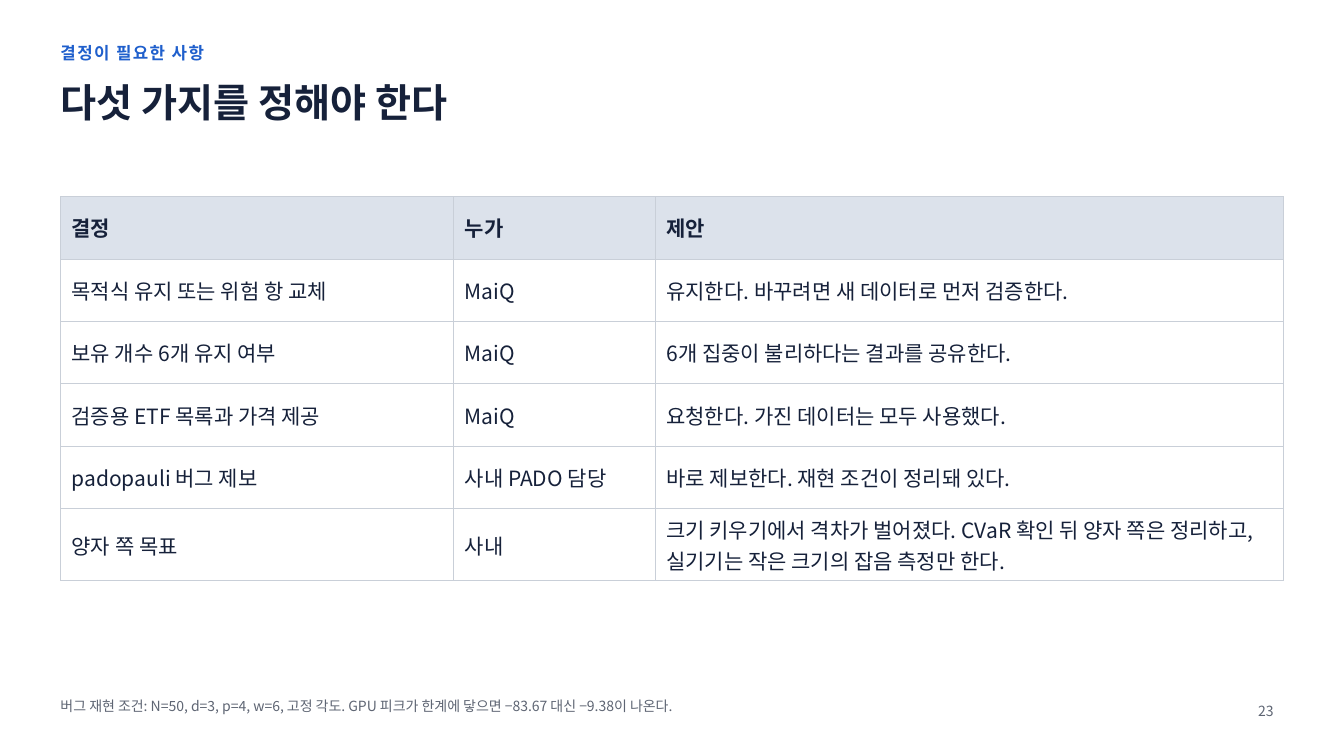
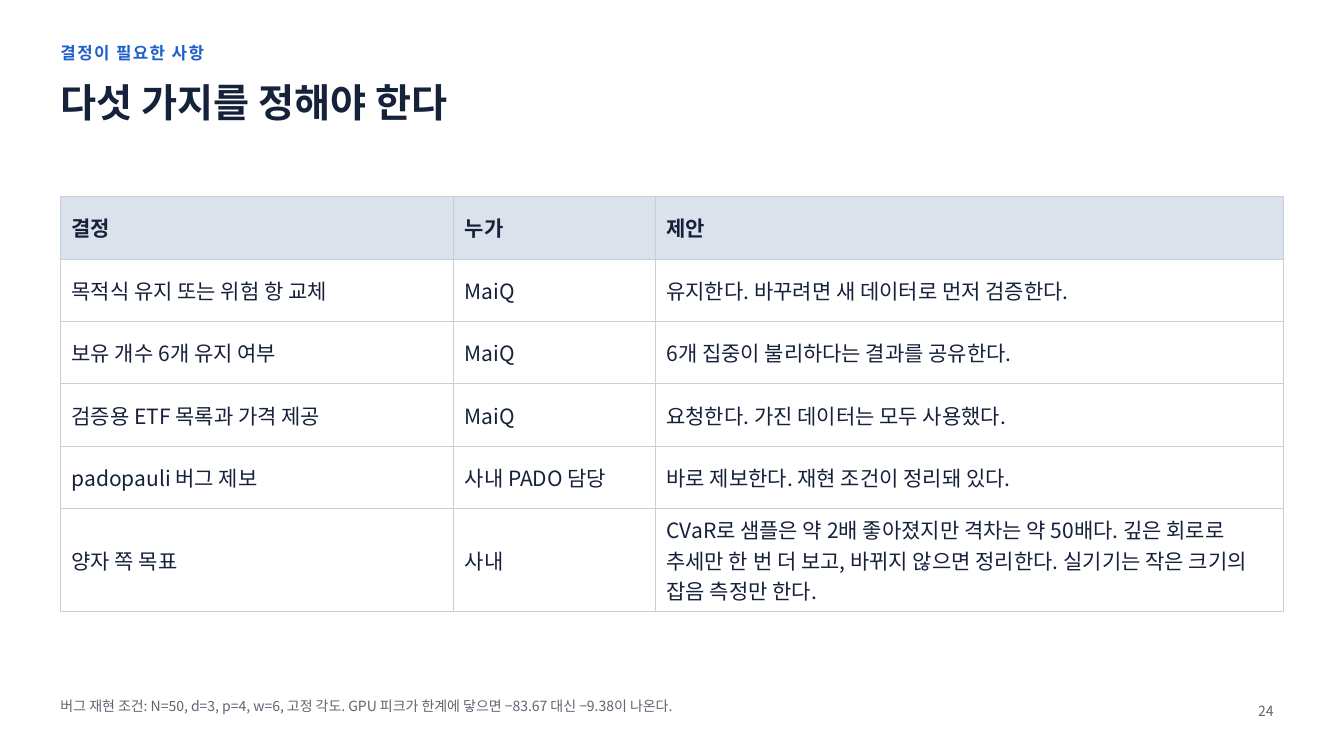
Before and after one commit to 202155570/norma-qaoa, a slide deck: slide 24 of docs/qaoa_research_report_2026-11-19.pptx (slide 23 before the commit). Drawn at 1344x756 pixels with LibreOffice and Linux fonts; fonts in the diff are those of the drawing. Boxes give left, top, right and bottom in pixels: in the first picture for what was removed or moved away, otherwise in the second. Text is boxed around its words. In the diff, an @@ line names an element or a change of style, - is before the commit and + after.

```diff
--- a/docs/qaoa_research_report_2026-11-19.pptx
+++ b/docs/qaoa_research_report_2026-11-19.pptx
@@ table at box(60, 197, 1284, 605) @@
-row 6, column 3: 크기 키우기에서 격차가 벌어졌다. CVaR 확인 뒤 양자 쪽은 정리하고, 실기기는 작은 크기의 잡음 측정만 한다.
+row 6, column 3: CVaR로 샘플은 약 2배 좋아졌지만 격차는 약 50배다. 깊은 회로로 추세만 한 번 더 보고, 바뀌지 않으면 정리한다. 실기기는 작은 크기의 잡음 측정만 한다.
@@ page number at box(1258, 705, 1274, 716): text changed @@
-23
+24
```
Also in this commit, not shown: 7 other slides changed, 1 slide added, 8 other files.
